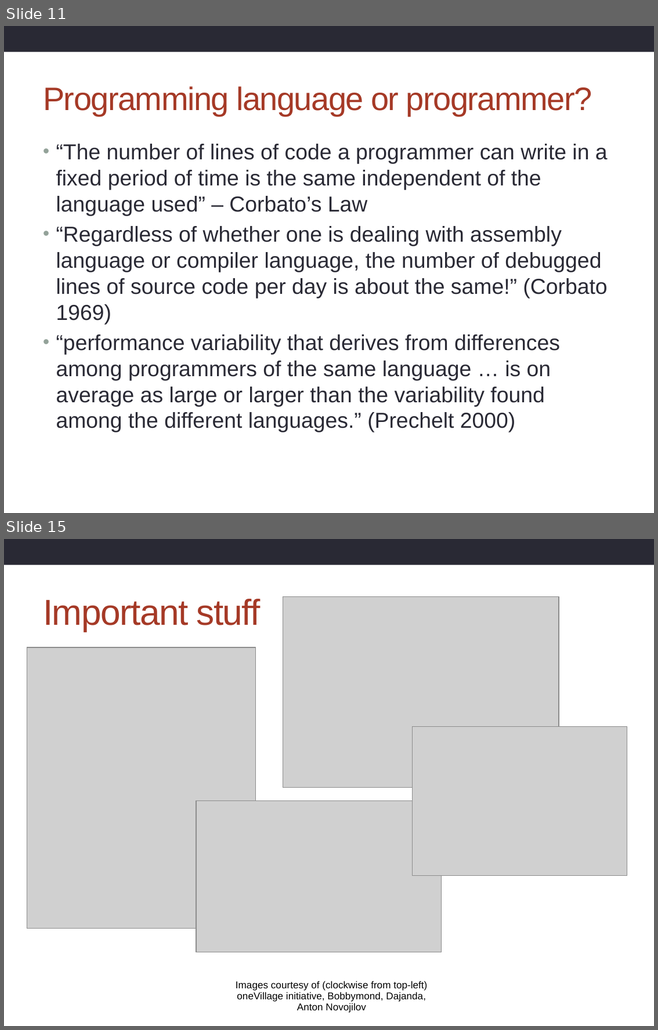
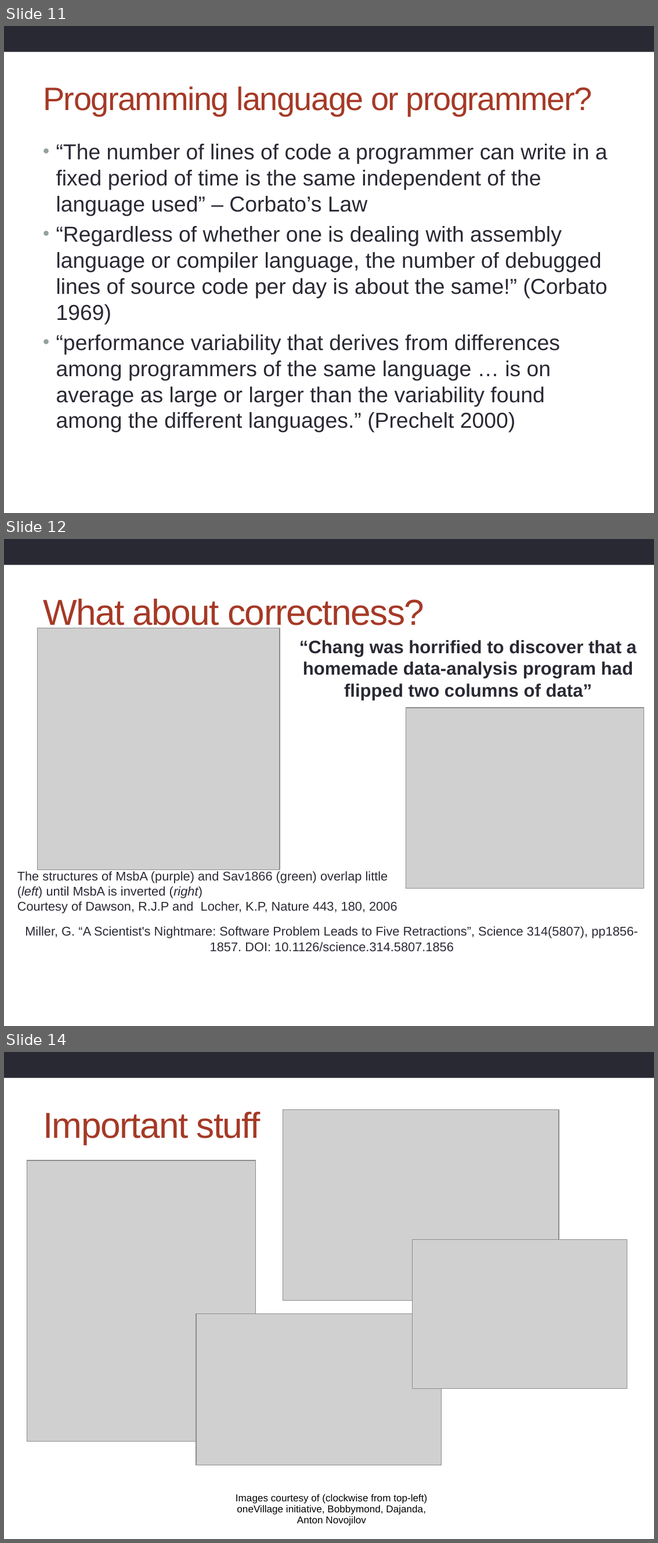
Before and after one commit to supa-uk/2014-12-11-ugsupa, a slide deck: archer/Introduction.pptx. Shown one above the other, each under a label of ours: slides 11 and 15 before the commit, slides 11, 12 and 14 after it; the slides between them are not shown. The pictures are 658x1030 and 658x1543 pixels, drawn with LibreOffice and Linux fonts; fonts in the diff are those of the drawing; grey boxes stand for pictures; background and template pictures are left out. Boxes give left, top, right and bottom in pixels: in the first picture for what was removed or moved away, otherwise in the second. Text is boxed around its words. In the diff, an @@ line names an element or a change of style, - is before the commit and + after.

```diff
--- a/archer/Introduction.pptx
+++ b/archer/Introduction.pptx
@@ slide 12 added at <box>4,539,654,1026</box>, background #FFFFFF; not listed: 1 template element that a slide beside it also shows @@
@@ title added at <box>43,599,424,631</box>, 40 pt, text #A53926 @@
+What about correctness?
@@ picture added at <box>37,628,280,870</box> @@
@@ text added at <box>299,640,636,700</box>, 20 pt, text #292934, bold @@
+“Chang was horrified to discover that a homemade data-analysis program had flipped two columns of data”
@@ picture added at <box>405,708,644,889</box> @@
@@ text added at <box>17,871,397,914</box>, 14 pt, text #292934 @@
+The structures of MsbA (purple) and Sav1866 (green) overlap little (left) until MsbA is inverted (right)
+Courtesy of Dawson, R.J.P and Locher, K.P, Nature 443, 180, 2006
@@ text added at <box>25,926,637,952</box>, 14 pt, text #292934 @@
+Miller, G. “A Scientist's Nightmare: Software Problem Leads to Five Retractions”, Science 314(5807), pp1856-1857. DOI: 10.1126/science.314.5807.1856
@@ what was slide 15 is now slide 14 @@
```
Also in this commit, not shown: 4 slides changed, 1 other slide added, 3 slides removed, 1 other file.
